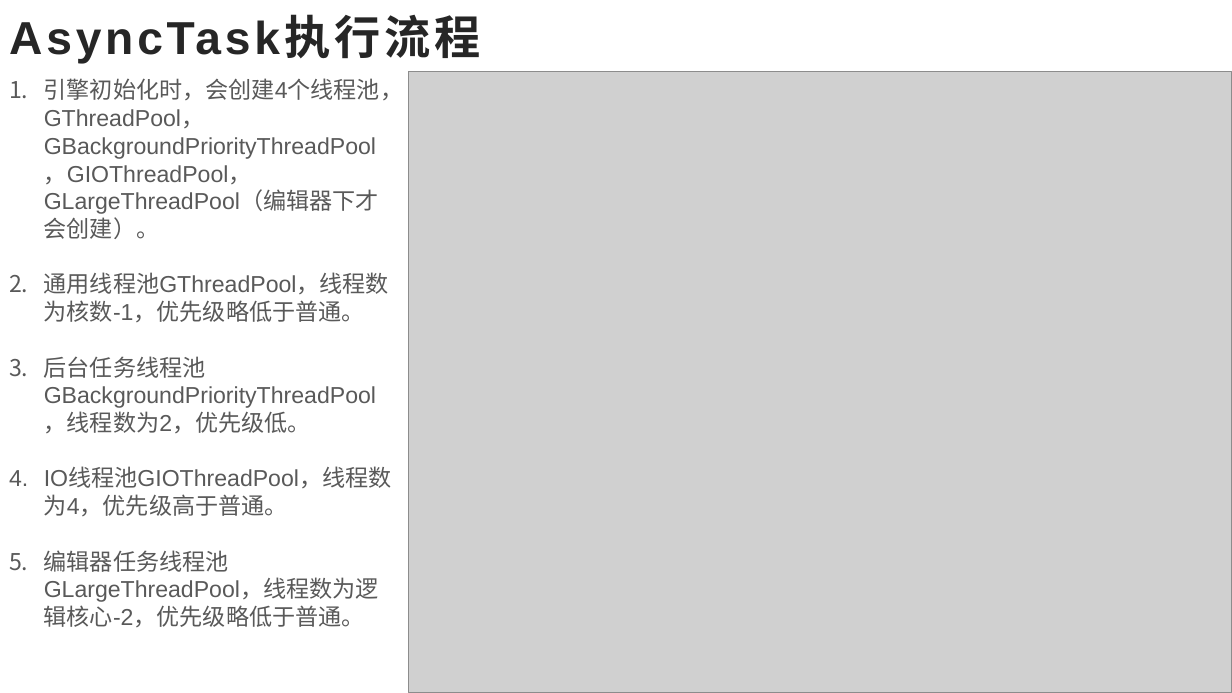
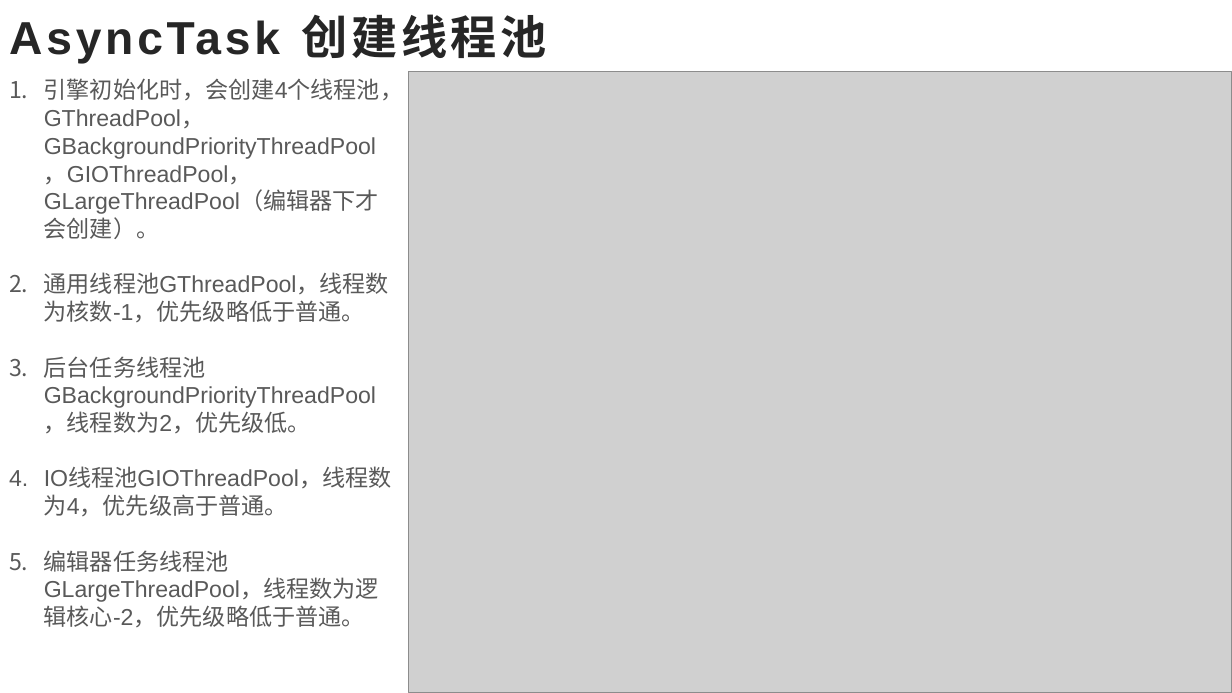
Before and after one commit to ZLam/LearnUE4, a slide deck: slide 13 of MultiThread/PPT/UE4_多线程.pptx. Drawn at 1232x693 pixels with LibreOffice and Linux fonts; fonts in the diff are those of the drawing; grey boxes stand for pictures. Boxes give left, top, right and bottom in pixels: in the first picture for what was removed or moved away, otherwise in the second. Text is boxed around its words. In the diff, an @@ line names an element or a change of style, - is before the commit and + after.

```diff
--- a/MultiThread/PPT/UE4_多线程.pptx
+++ b/MultiThread/PPT/UE4_多线程.pptx
@@ title at (x1=9, y1=14, x2=547, y2=63): text changed @@
-AsyncTask执行流程
+AsyncTask 创建线程池
```
Also in this commit, not shown: 14 other slides changed, 1 slide added, 1 slide removed, 1 other file.
